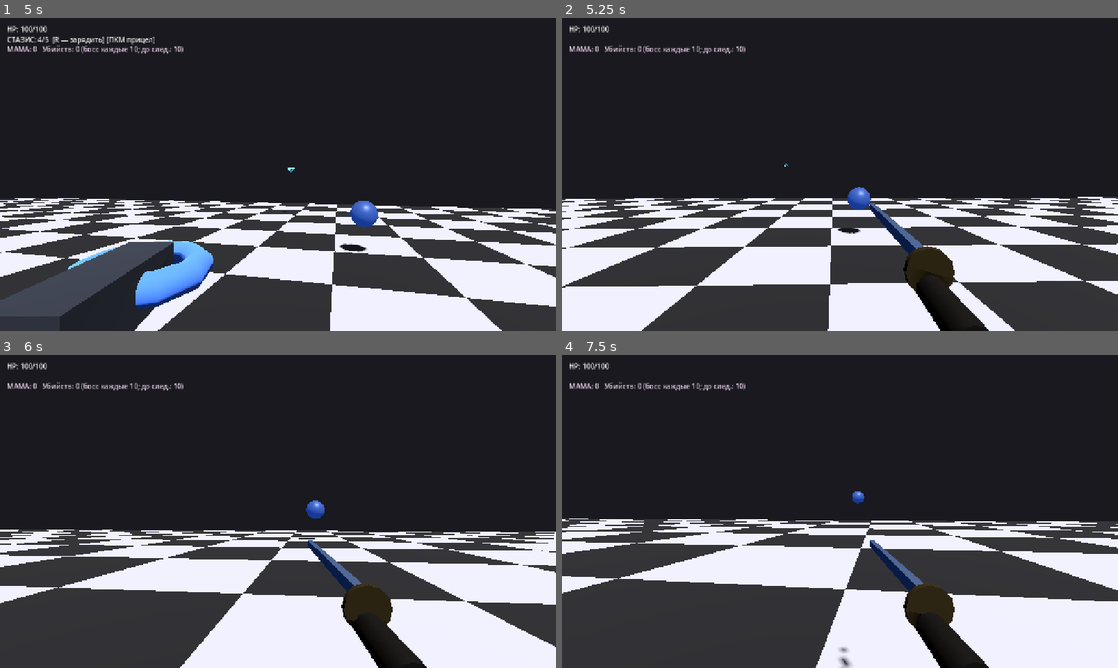
Above: before the commit, frames 1-4 (two rows, left to right).
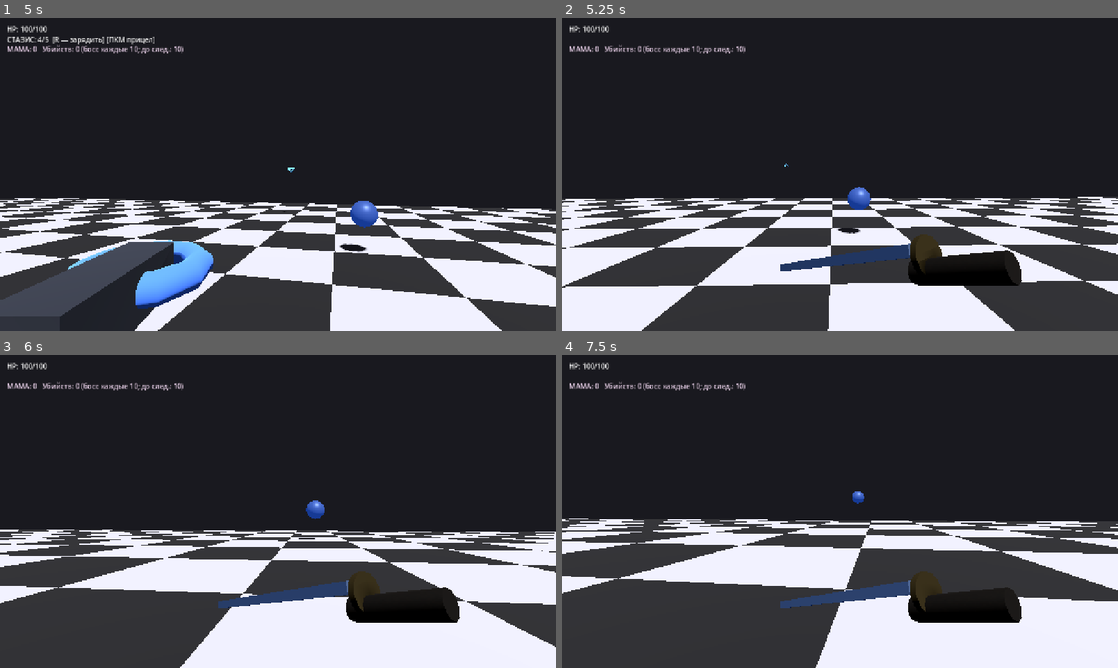
Above: after the commit, the same moments.

Repository: radomirsky/190K-G.O.P
Game: Godot game, scene res://main.tscn
Two runs of this game, one before a commit and one after it. Both use one fixed random seed, a clock stepped at 60 frames per second and the inputs below.
Inputs (mouse positions are in pixels of both pictures, inside the frame that each line leads up to):
- Up to frame 1 (5 s): tap Enter at 0.5 s; move the mouse to (305, 174) at 0.52 s; hold W from 0.53 s (still down); tap E at 0.6 s; click (305, 174) at 0.67 s; tap Space at 0.77, 1.52, 3.02, 3.77, 4.52 s; move the mouse to (250, 174) at 1.27 s; tap Shift at 1.35 s; click (250, 174) at 1.42 s; move the mouse to (289, 168) at 2.02 s; tap 1 at 2.1 s; click (289, 168) at 2.17 s; move the mouse to (272, 180) at 2.77 s; tap 2 at 2.85 s; click (272, 180) at 2.92 s; move the mouse to (316, 177) at 3.52 s; tap 3 at 3.6 s; click (316, 177) at 3.67 s; move the mouse to (233, 171) at 4.27 s; tap 4 at 4.35 s; click (233, 171) at 4.42 s
- Up to frame 2 (5.25 s): keep holding W; move the mouse to (845, 174) at 5.02 s; tap 5 at 5.1 s; click (845, 174) at 5.17 s
- Up to frame 3 (6 s): move the mouse to (255, 505) at 5.77 s; release W at 5.78 s; hold D from 5.78 s (still down); tap C at 5.85 s; click (255, 505) at 5.92 s
- Up to frame 4 (7.5 s): tap Space at 6.02, 6.77 s; move the mouse to (867, 511) at 6.52 s; release D at 6.53 s; hold W from 6.53 s (still down); tap Q at 6.6 s; click (867, 511) at 6.67 s; move the mouse to (812, 511) at 7.27 s; tap Ctrl at 7.35 s; click (812, 511) at 7.42 s

Frame 1 is identical in both runs. In frame 2, 4.2% of the frame differs, in the area x 39-83%, y 59-100%; in frame 3, 4.2%; in frame 4, 4.3%.

Commit message:
Катана: анимация взмаха; враги: настройки осколков
Добавлена анимация удара катаной и параметры количества/размера осколков при смерти врага.

Made-with: Cursor

Diff:
--- a/enemy.gd
+++ b/enemy.gd
@@ -18,6 +18,10 @@
 @export var vision_requires_line_of_sight: bool = true
 @export var death_shard_impulse: float = 8.0
 @export var death_shard_up: float = 3.5
+@export_range(0, 12, 1) var death_big_shards_max: int = 4
+@export_range(0, 12, 1) var death_small_shards_max: int = 0
+@export_range(0.2, 4.0, 0.05) var death_big_shard_size_mul: float = 2.15
+@export_range(0.2, 2.0, 0.05) var death_small_shard_size_mul: float = 0.55
 @export var max_hp: int = 5
 ## Босс: 10 «полосок» HP (по 1 за попадание), сильный урон в ближнем бою.
 @export var is_boss: bool = false
@@ -429,7 +433,7 @@
 	for child in hum.get_children():
 		if child is MeshInstance3D:
 			parts.append(child as MeshInstance3D)
-	var want_parts := mini(4, parts.size())
+	var want_parts := mini(death_big_shards_max, parts.size())
 	var step := maxi(1, parts.size() / maxi(1, want_parts))
 	var sel: Array[MeshInstance3D] = []
 	var idx := 0
@@ -439,8 +443,8 @@
 	while sel.size() < want_parts and parts.size() > 0:
 		sel.append(parts[sel.size() % parts.size()])
 
-	const BIG_MUL := 2.15
-	const SMALL_MUL := 0.55
+	var BIG_MUL := maxf(death_big_shard_size_mul, 0.01)
+	var SMALL_MUL := maxf(death_small_shard_size_mul, 0.01)
 	for mi in sel:
 		var rb := RigidBody3D.new()
 		rb.set_script(scr)
@@ -488,7 +492,9 @@
 		)
 
 	# Маленькие кусочки (до 4), чтобы был “мелкий мусор”.
-	for mi2 in sel:
+	var want_small := mini(death_small_shards_max, sel.size())
+	for i in range(want_small):
+		var mi2 := sel[i]
 		var rb2 := RigidBody3D.new()
 		rb2.set_script(scr)
 		rb2.name = "BrickShard_enemy_small_%d" % get_instance_id()
--- a/player.gd
+++ b/player.gd
@@ -156,6 +156,10 @@
 var _animatron_node: Node3D = null
 var _katana_cd: float = 0.0
 var _katana_node: Node3D = null
+var _katana_swing_t: float = 0.0
+var _katana_swing_len: float = 0.12
+var _katana_idle_pos: Vector3 = Vector3(0.22, -0.24, -0.55)
+var _katana_idle_rot: Vector3 = Vector3.ZERO
 var _dash_t: float = 0.0
 var _dash_cd: float = 0.0
 var _dash_dir: Vector3 = Vector3.ZERO
@@ -453,6 +457,23 @@
 			var ring := _animatron_node.get_node_or_null("Ring") as MeshInstance3D
 			if ring:
 				ring.rotation = Vector3(PI / 2.0, ta * 3.2, sin(ta * 6.0) * 0.2 * k)
+	elif _equipped == EquippedGun.KATANA:
+		_ensure_katana_nodes()
+		if _katana_node:
+			# Быстрый взмах: вперёд → назад, с небольшим подъёмом/поворотом.
+			_katana_swing_t = maxf(_katana_swing_t - _delta, 0.0)
+			var k := 0.0
+			if _katana_swing_t > 0.0:
+				k = 1.0 - clampf(_katana_swing_t / maxf(_katana_swing_len, 0.001), 0.0, 1.0)
+				# Ease in/out, чтобы не было “робота”.
+				k = sin(k * PI)
+			_katana_node.position = _katana_idle_pos + Vector3(0.06 * k, 0.03 * k, -0.10 * k)
+			_katana_node.rotation = _katana_idle_rot + Vector3(-0.35 * k, 0.65 * k, -0.15 * k)
+	else:
+		# Если катана была активна и режим сменился — возвращаем в idle.
+		if _katana_node and is_instance_valid(_katana_node):
+			_katana_node.position = _katana_idle_pos
+			_katana_node.rotation = _katana_idle_rot
 
 
 func _setup_hp_ui() -> void:
@@ -1155,6 +1176,7 @@
 				return
 			if _equipped == EquippedGun.KATANA and _katana_cd <= 0.0:
 				_fire_katana_swing()
+				_katana_swing_t = _katana_swing_len
 				var kspd := pow(0.9, float(GameProgress.up_katana_speed))
 				_katana_cd = maxf(0.08, katana_cooldown_sec * kspd)
 				get_viewport().set_input_as_handled()
@@ -1682,7 +1704,8 @@
 	_katana_node = Node3D.new()
 	_katana_node.name = "Katana"
 	_camera.add_child(_katana_node)
-	_katana_node.transform.origin = Vector3(0.22, -0.24, -0.55)
+	_katana_node.transform.origin = _katana_idle_pos
+	_katana_node.rotation = _katana_idle_rot
 
 	var handle := MeshInstance3D.new()
 	var handle_mesh := CylinderMesh.new()
